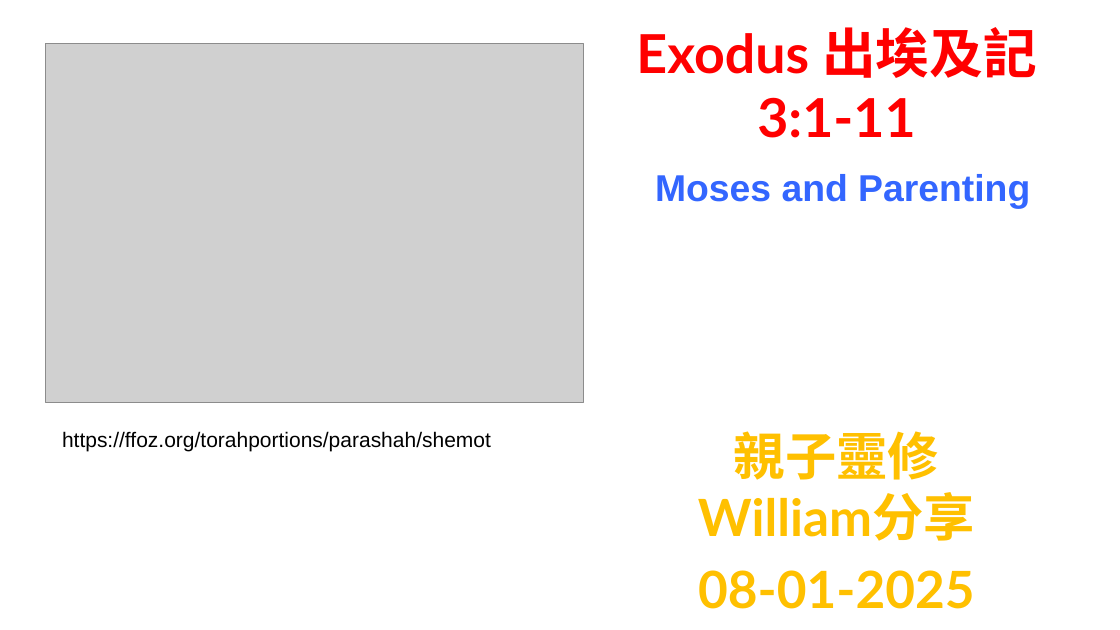
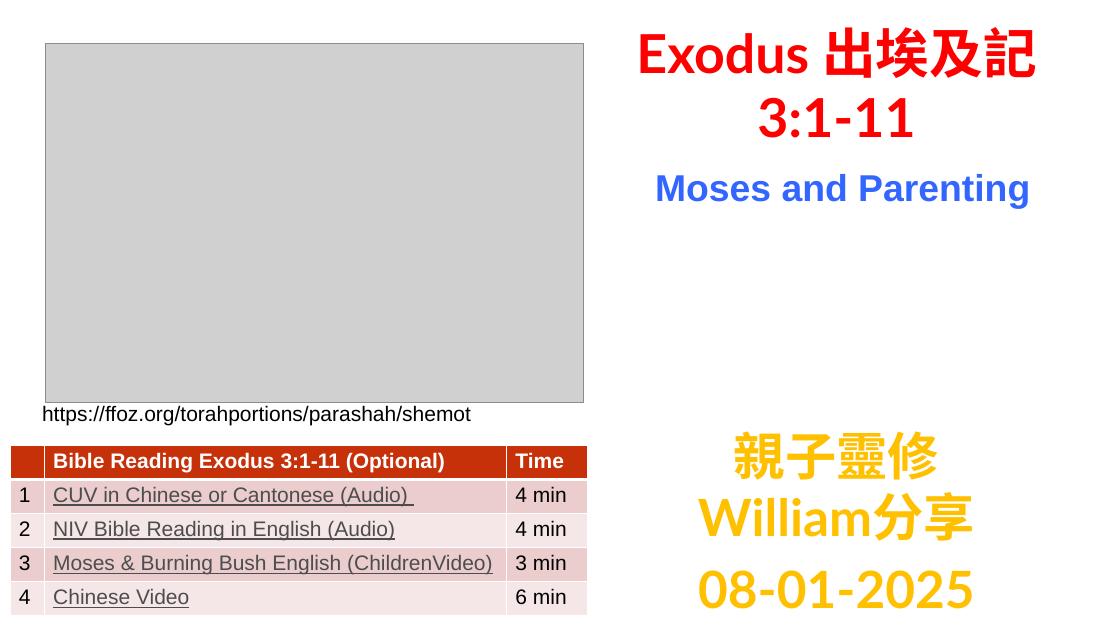
Before and after one commit to wdingbox/accc_2025_pp, a slide deck: slide 1 of ppt/Exodus/exo3_1-11.pptx. Drawn at 1120x630 pixels with LibreOffice and Linux fonts; fonts in the diff are those of the drawing; grey boxes stand for pictures; background and template pictures are left out. Boxes give left, top, right and bottom in pixels: in the first picture for what was removed or moved away, otherwise in the second. Text is boxed around its words. In the diff, an @@ line names an element or a change of style, - is before the commit and + after.

```diff
--- a/ppt/Exodus/exo3_1-11.pptx
+++ b/ppt/Exodus/exo3_1-11.pptx
@@ text "https://ffoz.org/torahportions/parashah/shemot" moved from (x1=62, y1=431, x2=491, y2=452) to (x1=42, y1=405, x2=471, y2=425) @@
@@ table added at (x1=11, y1=445, x2=587, y2=616), 5 rows, 3 columns @@
+ | Bible Reading Exodus 3:1-11 (Optional) | Time
+1 | CUV in Chinese or Cantonese (Audio) | 4 min
+2 | NIV Bible Reading in English (Audio) | 4 min
+3 | Moses & Burning Bush English (ChildrenVideo) | 3 min
+4 | Chinese Video | 6 min
```
Also in this commit, not shown: 4 other slides changed, 1 other file.
